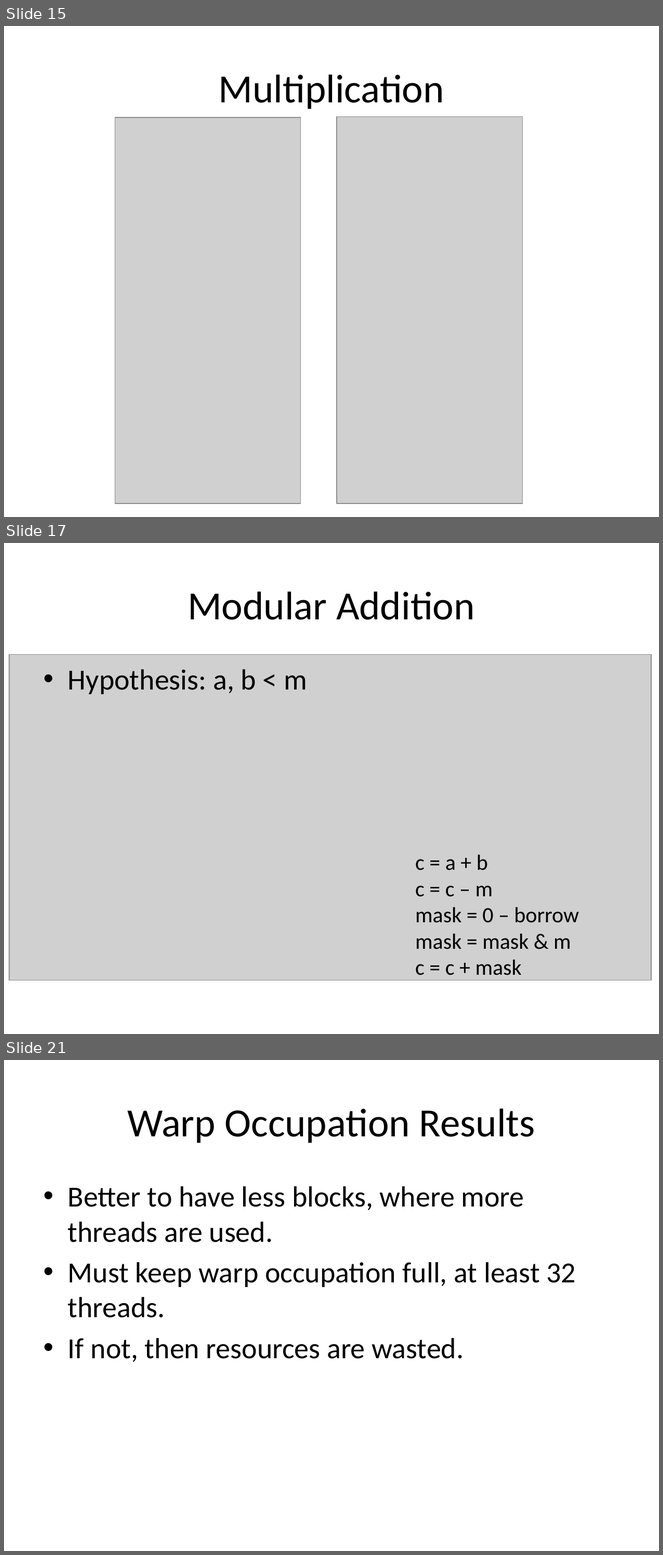
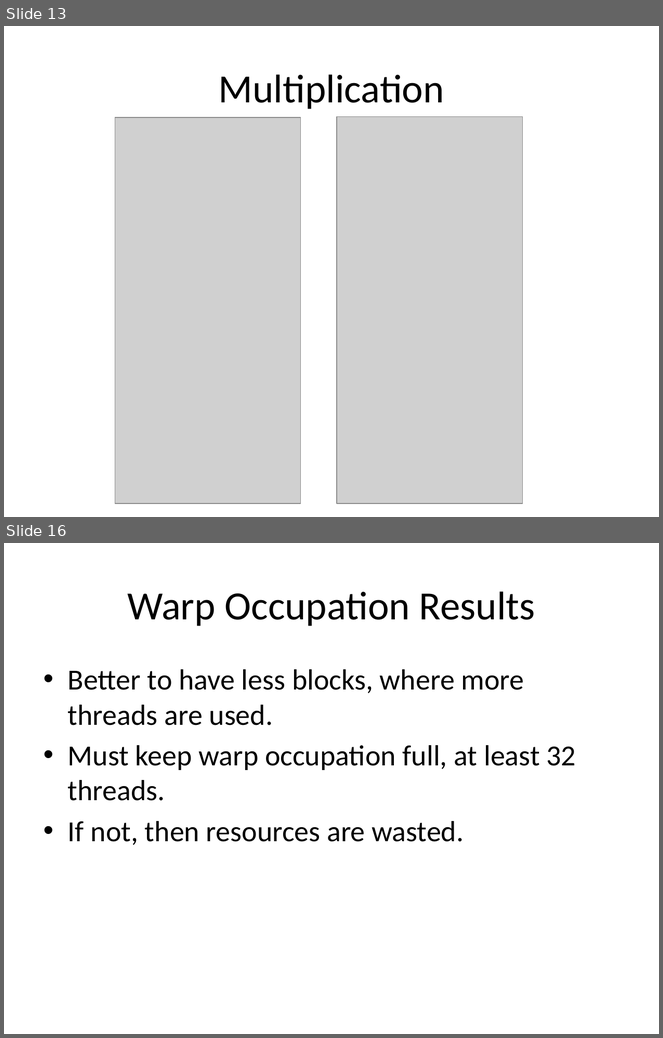
Before and after one commit to sahandKashani/CUDA-multiprecision-arithmetic-code-generator, a slide deck: report/Presentation.pptx. Shown one above the other, each under a label of ours: slides 15, 17 and 21 before the commit, slides 13 and 16 after it; the slides between them are not shown. The pictures are 663x1555 and 663x1038 pixels, drawn with LibreOffice and Linux fonts; fonts in the diff are those of the drawing; grey boxes stand for pictures. Boxes give left, top, right and bottom in pixels: in the first picture for what was removed or moved away, otherwise in the second. Text is boxed around its words. In the diff, an @@ line names an element or a change of style, - is before the commit and + after.

```diff
--- a/report/Presentation.pptx
+++ b/report/Presentation.pptx
@@ slide 17 removed at (4,543,659,1034), background #FFFFFF @@
@@ title removed at (188,591,475,620) @@
-Modular Addition
@@ picture removed at (9,654,651,981) @@
@@ text removed at (68,669,307,694) @@
-• Hypothesis: a, b < m
@@ text removed at (415,855,579,976) @@
-c = a + b
-c = c – m
-mask = 0 – borrow
-mask = mask & m
-c = c + mask
@@ what was slide 15 is now slide 13 @@
@@ what was slide 21 is now slide 16 @@
```
Also in this commit, not shown: 2 slides changed, 3 slides added, 6 other slides removed, 1 other file.
